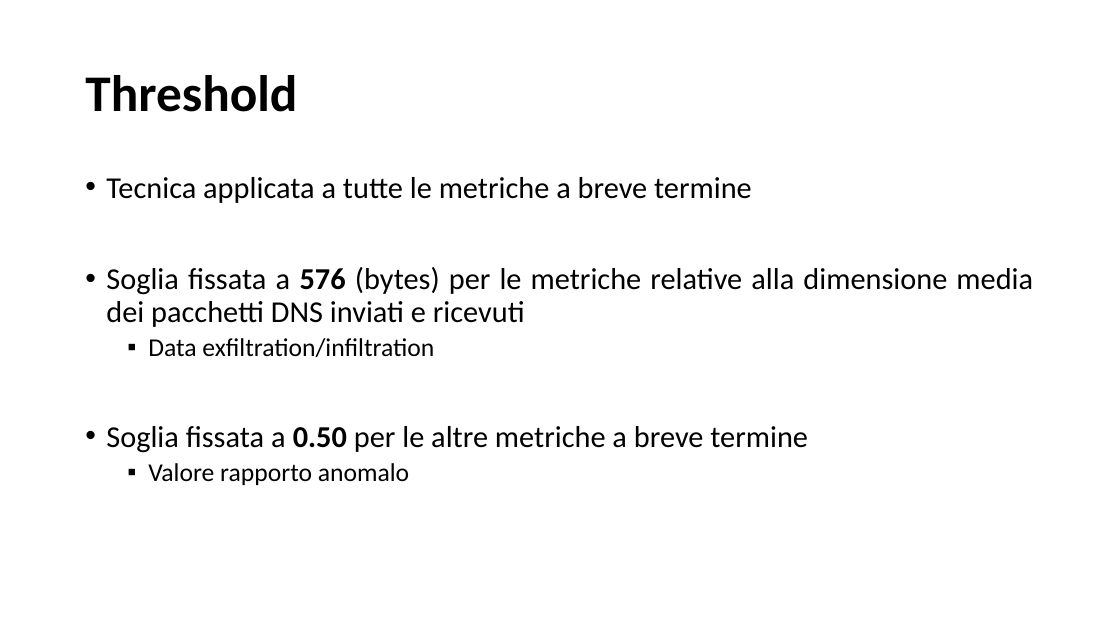
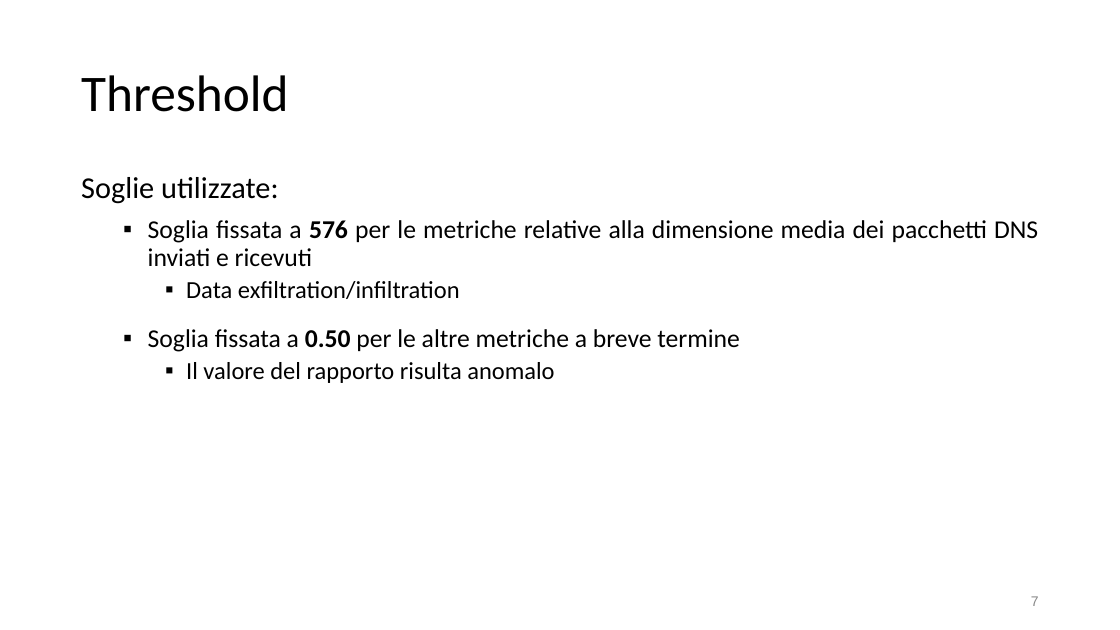
Before and after one commit to SalvatoreCostantino/Network-Time-Series-Analyzer, a slide deck: slide 7 of Tesi/slide tesi.pptx (slide 11 before the commit). Drawn at 1120x630 pixels with LibreOffice and Linux fonts; fonts in the diff are those of the drawing. Boxes give left, top, right and bottom in pixels: in the first picture for what was removed or moved away, otherwise in the second. Text is boxed around its words. In the diff, an @@ line names an element or a change of style, - is before the commit and + after.

```diff
--- a/Tesi/slide tesi.pptx
+++ b/Tesi/slide tesi.pptx
@@ title "Threshold" at (81,75,288,112): bold off @@
@@ text at (81,177,1038,267): text changed; size 26 to 22 pt @@
-• Tecnica applicata a tutte le metriche a breve termine
-• Soglia fissata a 576 (bytes) per le metriche relative alla dimensione media dei pacchetti DNS inviati e ricevuti
+Soglie utilizzate:
+  ▪ Soglia fissata a 576 per le metriche relative alla dimensione media dei pacchetti DNS inviati e ricevuti
@@ text at (148,281,740,352): size 22 to 21 pt in "Data exfiltration/infiltration"; size 26 to 22 pt in "Soglia fissata a 0.50 per le altre ..."; list level 2 to 3 in "Data exfiltration/infiltration"; bullet • to ▪; list level 1 to 2 in "Soglia fissata a 0.50 per ..." @@
@@ text at (186,362,554,383): text changed; size 22 to 21 pt @@
-  ▪ Valore rapporto anomalo
+    ▪ Il valore del rapporto risulta anomalo
@@ page number added at (1031,596,1039,606), 12 pt, text #888888 @@
+7
```
Also in this commit, not shown: 18 other slides changed, 6 slides added, 19 slides removed, 9 other files.
